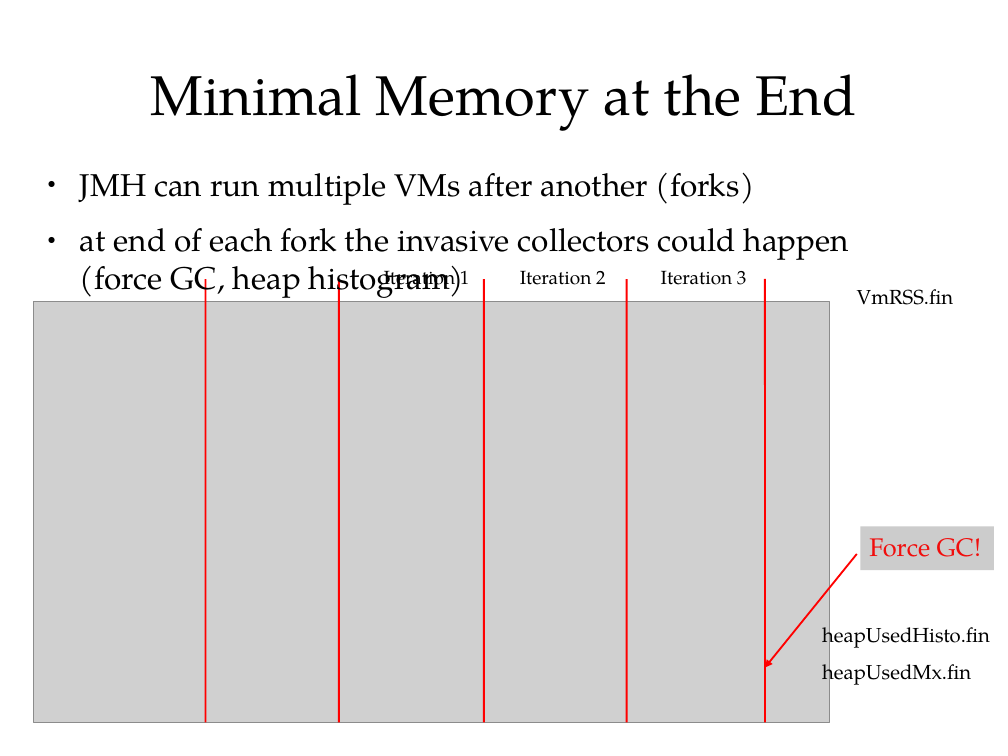
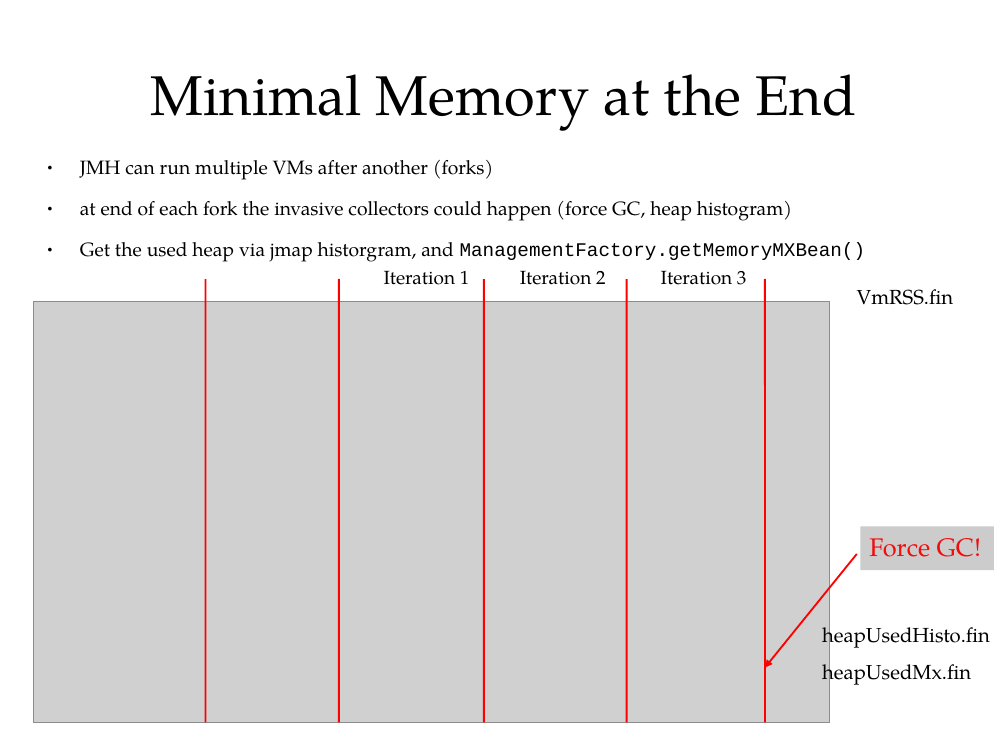
Before and after one commit to cruftex/talk-benchmark-memory, a slide deck: slide 19 of benchmark-memory-with-jmh.odp (slide 17 before the commit). Drawn at 1008x756 pixels with LibreOffice and Linux fonts; fonts in the diff are those of the drawing; grey boxes stand for pictures. Boxes give left, top, right and bottom in pixels: in the first picture for what was removed or moved away, otherwise in the second. Text is boxed around its words. In the diff, an @@ line names an element or a change of style, - is before the commit and + after.

```diff
--- a/benchmark-memory-with-jmh.odp
+++ b/benchmark-memory-with-jmh.odp
@@ text "JMH can run multiple VMs ...": place and size @@
-text "JMH can run multiple VMs ..." at [80, 173, 849, 301]
+text "JMH can run multiple VMs ..." at [80, 160, 866, 262]
@@ text at [80, 160, 792, 221]: size 24.8 to 15.2 pt in "JMH can run multiple VMs after another ...", "at end of each fork the invasive ..." @@
@@ text at [80, 242, 866, 262]: paragraph added @@
+● Get the used heap via jmap historgram, and ManagementFactory.getMemoryMXBean()
```
Also in this commit, not shown: 19 other slides changed, 2 slides added.
